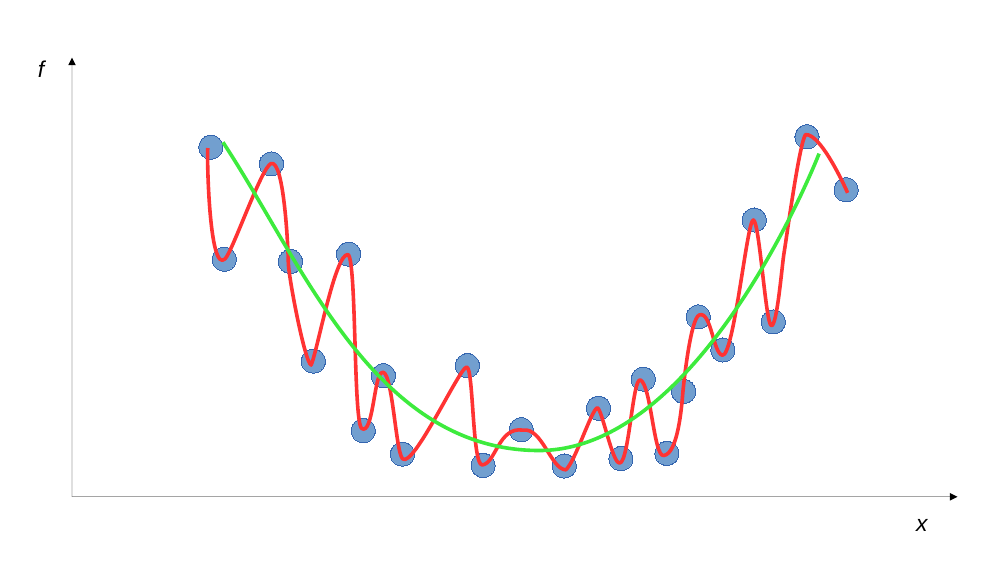
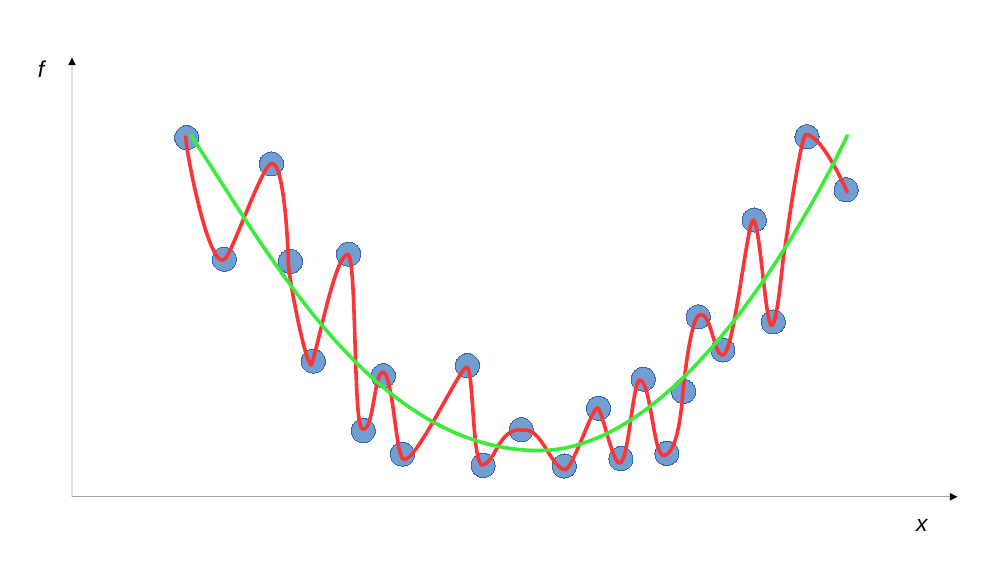
Before and after one commit to air-labs/AIML, a slide deck: slide 8 of Presentation.odp. Drawn at 1008x567 pixels with LibreOffice and Linux fonts; fonts in the diff are those of the drawing. Boxes give left, top, right and bottom in pixels: in the first picture for what was removed or moved away, otherwise in the second. Text is boxed around its words. In the diff, an @@ line names an element or a change of style, - is before the commit and + after.

```diff
--- a/Presentation.odp
+++ b/Presentation.odp
@@ ellipse: place and size @@
-ellipse at box(198, 135, 222, 159)
+ellipse at box(175, 125, 198, 149)
@@ freeform shape: place and size @@
-freeform shape at box(208, 134, 848, 470)
+freeform shape at box(186, 134, 848, 470)
@@ freeform shape: place and size @@
-freeform shape at box(223, 143, 820, 451)
+freeform shape at box(190, 134, 848, 451)
```
Also in this commit, not shown: 6 other files.
